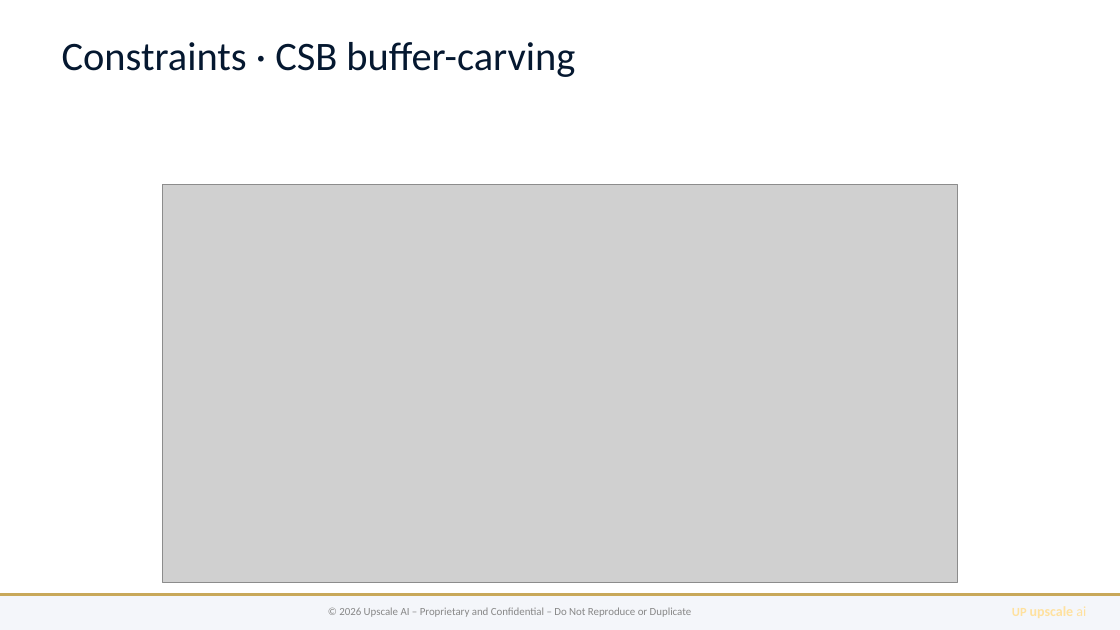
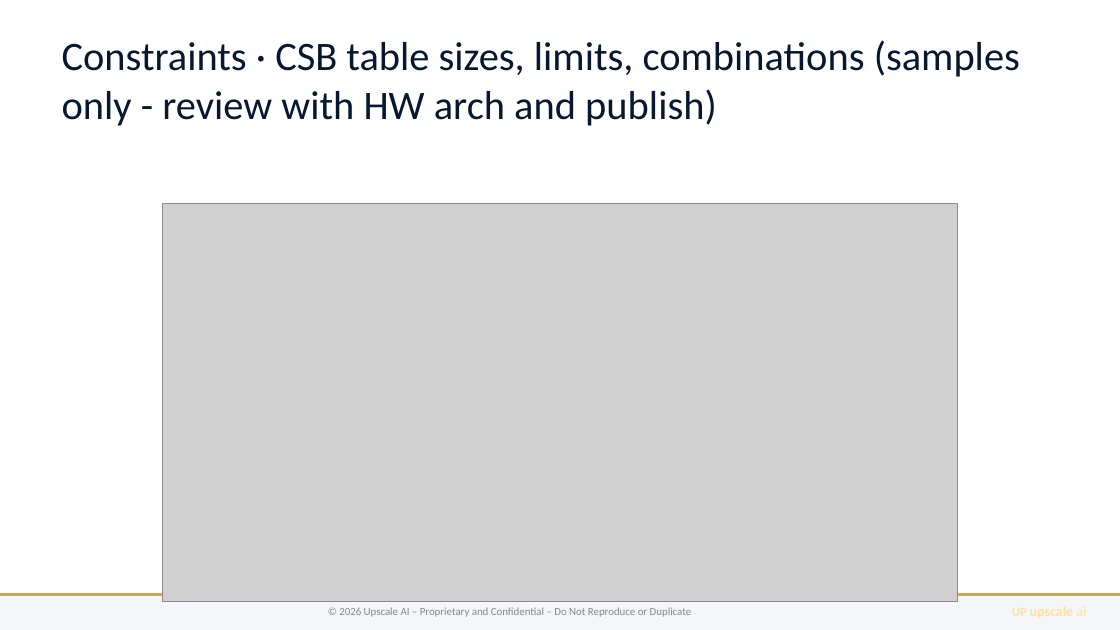
Before and after one commit to upscale-ai-network/agent-template, a slide deck: slide 6 of dt122/bugatti-qos-ccc.pptx. Drawn at 1120x630 pixels with LibreOffice and Linux fonts; fonts in the diff are those of the drawing; grey boxes stand for pictures. Boxes give left, top, right and bottom in pixels: in the first picture for what was removed or moved away, otherwise in the second. Text is boxed around its words. In the diff, an @@ line names an element or a change of style, - is before the commit and + after.

```diff
--- a/dt122/bugatti-qos-ccc.pptx
+++ b/dt122/bugatti-qos-ccc.pptx
@@ text at <box>62,40,1020,126</box>: text changed @@
-Constraints · CSB buffer-carving
+Constraints · CSB table sizes, limits, combinations (samples only - review with HW arch and publish)
@@ picture: place and size @@
-picture at <box>162,185,958,582</box>
+picture at <box>162,204,958,601</box>
```
Also in this commit, not shown: 5 other slides changed, 1 slide removed, 5 other files.
